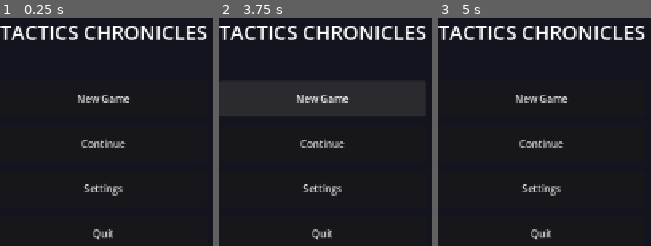
Above: before the commit, frames 1-3 (left to right).
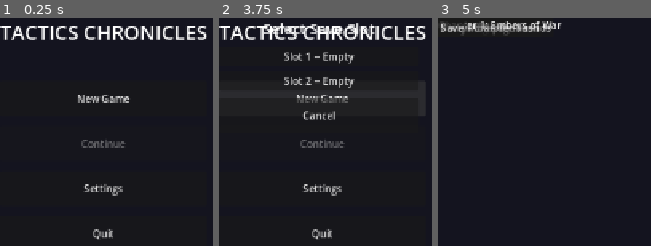
Above: after the commit, the same moments.

Repository: GetFunctMaddMatt/Claude
Game: Godot game, scene res://scenes/MainMenu.tscn
The game is run twice, just before and just after one commit, with the same random seed, the same clock (stepped at 60 frames per second) and the same inputs.
Inputs (mouse positions are in pixels of both pictures, inside the frame that each line leads up to):
- Up to frame 1 (0.25 s): no input
- Up to frame 2 (3.75 s): click "New Game" at 0.5 s; click "New Game" at 1.25 s; click (323, 143) at 2 s, where only the run before the commit has a clickable "Continue"; click (323, 143) at 2.75 s, where only the run before the commit has a clickable "Continue"; click "New Game" at 3.5 s
- Up to frame 3 (5 s): click (538, 56) at 4.25 s, where only the run after the commit has a clickable "Slot 1 -- Empty"

The runs differ from the first frame. In frame 1, 0.5% of the frame differs, in the area x 38-60%, y 53-58%; in frame 2, 3.4%; in frame 3, 6.4%, in the area x 0-98%, y 1-98%.
Error before the commit: Invalid access to property or key 'pressed' on a base object of type 'null instance'. (res://scripts/ui/MainMenu.gd:12)

Commit message:
Fix MainMenu.gd node paths after layout restructure
Buttons moved from $VBox/... to $Center/VBox/... when CenterContainer
was added. Updated all four @onready button references to match.

https://claude.ai/code/session_0114YNvNtyu3wud3TocobKKq

Diff:
--- a/tactics_chronicles/scripts/ui/MainMenu.gd
+++ b/tactics_chronicles/scripts/ui/MainMenu.gd
@@ -1,10 +1,10 @@
 extends Control
 ## Main menu: New Game, Continue, Settings, Quit.
 
-@onready var new_game_btn:  Button  = $VBox/NewGameBtn
-@onready var continue_btn:  Button  = $VBox/ContinueBtn
-@onready var settings_btn:  Button  = $VBox/SettingsBtn
-@onready var quit_btn:      Button  = $VBox/QuitBtn
+@onready var new_game_btn:  Button  = $Center/VBox/NewGameBtn
+@onready var continue_btn:  Button  = $Center/VBox/ContinueBtn
+@onready var settings_btn:  Button  = $Center/VBox/SettingsBtn
+@onready var quit_btn:      Button  = $Center/VBox/QuitBtn
 @onready var save_select:   Control = $SaveSelect
 @onready var version_label: Label   = $VersionLabel
 
